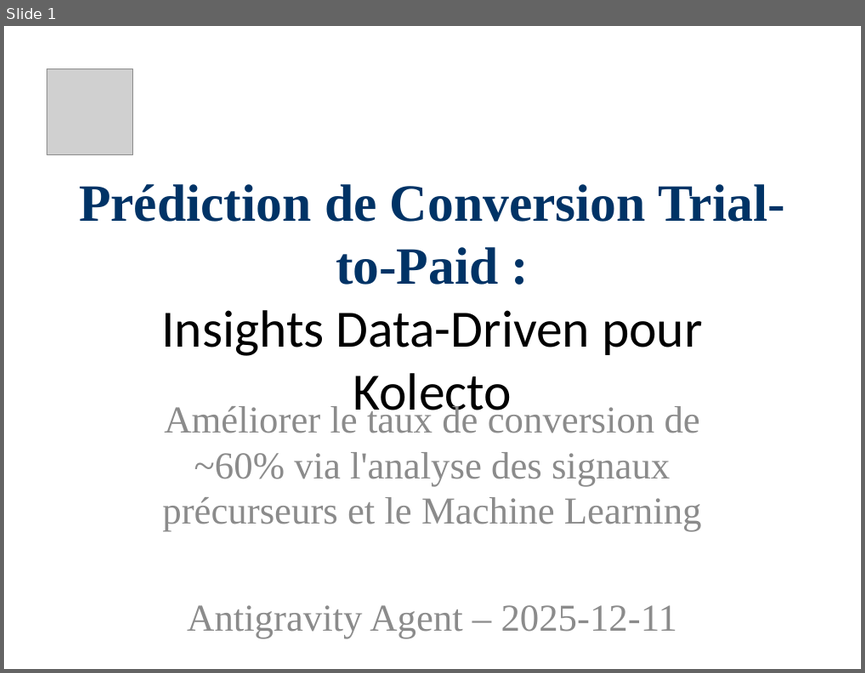
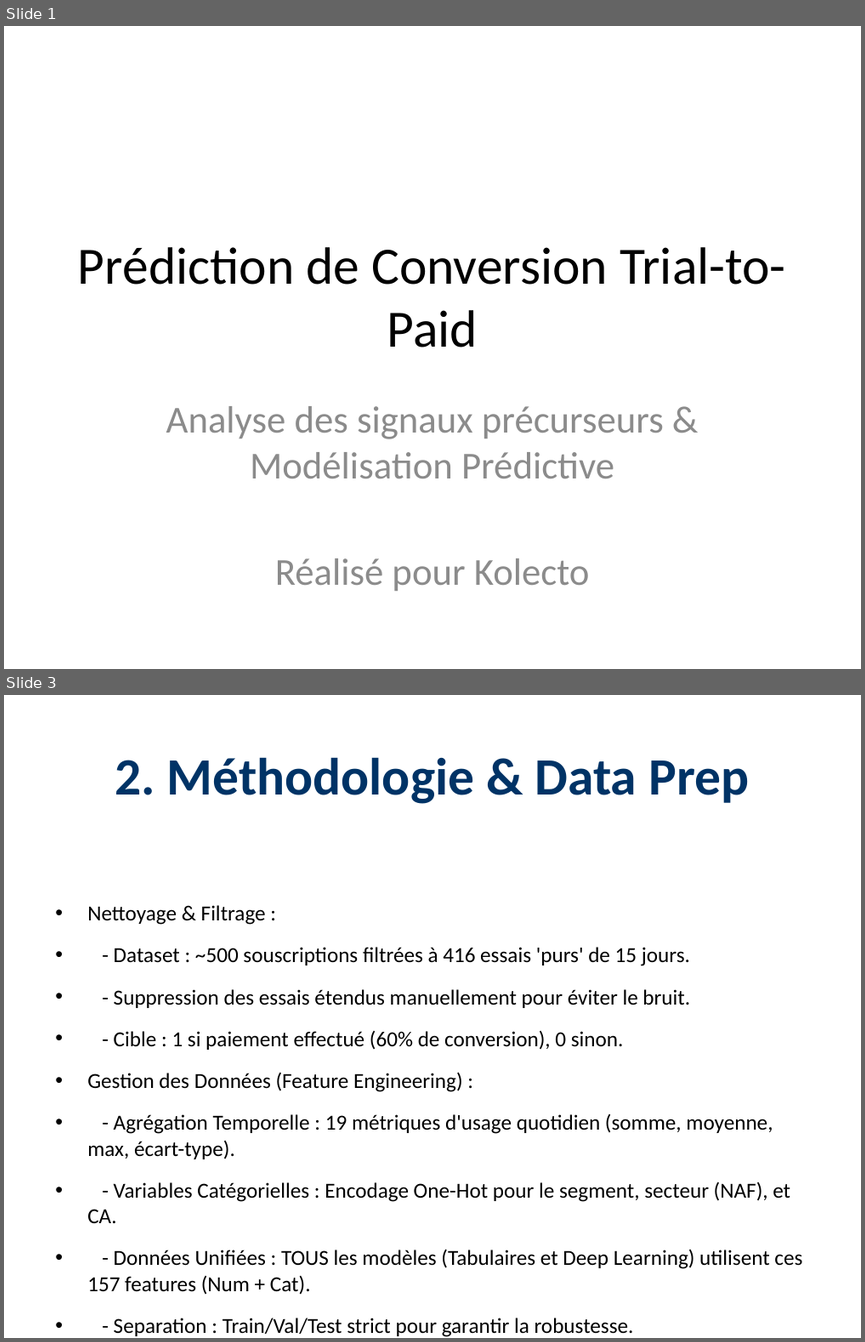
Before and after one commit to Paulino-Cristovao/churn_predictions, a slide deck: Presentations_Resultats_Projet.pptx. Shown one above the other, each under a label of ours: slide 1 before the commit, slides 1 and 3 after it; the slides between them are not shown. The pictures are 865x673 and 865x1342 pixels, drawn with LibreOffice and Linux fonts; fonts in the diff are those of the drawing; grey boxes stand for pictures. Boxes give left, top, right and bottom in pixels: in the first picture for what was removed or moved away, otherwise in the second. Text is boxed around its words. In the diff, an @@ line names an element or a change of style, - is before the commit and + after.

```diff
--- a/Presentations_Resultats_Projet.pptx
+++ b/Presentations_Resultats_Projet.pptx
@@ slide 3 added at bbox=[4, 695, 861, 1338], background #FFFFFF @@
@@ title added at bbox=[114, 757, 749, 804], 44 pt, text #003366, bold @@
+2. Méthodologie & Data Prep
@@ text added at bbox=[87, 905, 802, 1337], 18 pt, text #000000 @@
+• Nettoyage & Filtrage :
+• - Dataset : ~500 souscriptions filtrées à 416 essais 'purs' de 15 jours.
+• - Suppression des essais étendus manuellement pour éviter le bruit.
+• - Cible : 1 si paiement effectué (60% de conversion), 0 sinon.
+• Gestion des Données (Feature Engineering) :
+• - Agrégation Temporelle : 19 métriques d'usage quotidien (somme, moyenne, max, écart-type).
+• - Variables Catégorielles : Encodage One-Hot pour le segment, secteur (NAF), et CA.
+• - Données Unifiées : TOUS les modèles (Tabulaires et Deep Learning) utilisent ces 157 features (Num + Cat).
+• - Separation : Train/Val/Test strict pour garantir la robustesse.
@@ slide 1 changed as well @@
@@ picture removed at bbox=[46, 68, 132, 154] @@
@@ title at bbox=[78, 247, 786, 347]: text changed; font Times New Roman to Calibri; text colour #003366 to #000000; bold off @@
-Prédiction de Conversion Trial-to-Paid :
-Insights Data-Driven pour Kolecto
+Prédiction de Conversion Trial-to-Paid
@@ subtitle at bbox=[166, 406, 664, 590]: text changed; font Times New Roman to Calibri @@
-Améliorer le taux de conversion de ~60% via l'analyse des signaux précurseurs et le Machine Learning
-Antigravity Agent – 2025-12-11
+Analyse des signaux précurseurs & Modélisation Prédictive
+Réalisé pour Kolecto
```
Also in this commit, not shown: 3 other slides changed, 9 other slides added, 6 slides removed, 1 other file.
